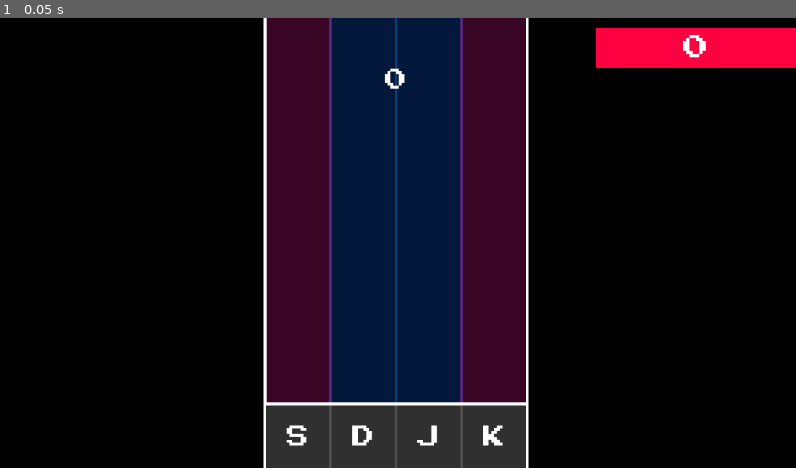
Above: before the commit, frame 1.
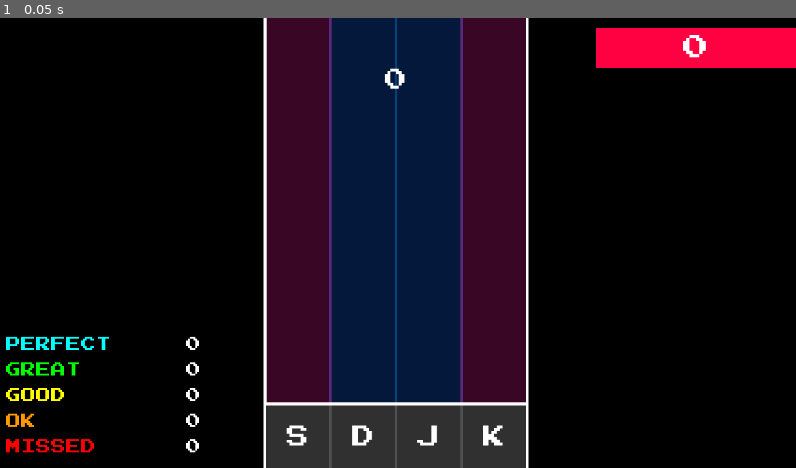
Above: after the commit, the same moment.

Repository: Brooklyn-Dev/shiba-game
Game: Godot game, scene res://scenes/Game.tscn
The game is run twice, just before and just after one commit, with the same random seed, the same clock (stepped at 60 frames per second) and the same inputs. Sound files missing from this copy of the repository are replaced by a short silence.
Inputs:
- Up to frame 1 (0.05 s): no input

The runs differ from the first frame. In frame 1, 0.9% of the frame differs, in the area x 0-25%, y 70-97%.

Commit message:
feat: implement note hit type counters

Diff:
--- a/scenes/Game.tscn
+++ b/scenes/Game.tscn
@@ -104,6 +104,202 @@
 text = "PERFECT"
 horizontal_alignment = 1
 
+[node name="JudgementsRect" type="VBoxContainer" parent="Referee/Display"]
+anchors_preset = 2
+anchor_top = 1.0
+anchor_bottom = 1.0
+offset_left = 16.0
+offset_top = -216.0
+offset_right = 352.0
+offset_bottom = -16.0
+grow_vertical = 0
+
+[node name="PerfectRect" type="Control" parent="Referee/Display/JudgementsRect"]
+layout_mode = 2
+size_flags_vertical = 3
+
+[node name="JudgementLabel" type="Label" parent="Referee/Display/JudgementsRect/PerfectRect"]
+texture_filter = 1
+layout_mode = 1
+anchors_preset = 4
+anchor_top = 0.5
+anchor_bottom = 0.5
+offset_top = -18.0
+offset_right = 168.0
+offset_bottom = 18.0
+grow_vertical = 2
+theme_override_colors/font_color = Color(0, 1, 1, 1)
+theme_override_fonts/font = ExtResource("5_s0nni")
+theme_override_font_sizes/font_size = 24
+text = "PERFECT"
+horizontal_alignment = 1
+
+[node name="QuantityLabel" type="Label" parent="Referee/Display/JudgementsRect/PerfectRect"]
+texture_filter = 1
+layout_mode = 1
+anchors_preset = 6
+anchor_left = 1.0
+anchor_top = 0.5
+anchor_right = 1.0
+anchor_bottom = 0.5
+offset_left = -72.0
+offset_top = -18.0
+offset_bottom = 18.0
+grow_horizontal = 0
+grow_vertical = 2
+theme_override_fonts/font = ExtResource("5_s0nni")
+theme_override_font_sizes/font_size = 24
+text = "123"
+horizontal_alignment = 1
+
+[node name="GreatRect" type="Control" parent="Referee/Display/JudgementsRect"]
+layout_mode = 2
+size_flags_vertical = 3
+
+[node name="JudgementLabel" type="Label" parent="Referee/Display/JudgementsRect/GreatRect"]
+texture_filter = 1
+layout_mode = 1
+anchors_preset = 4
+anchor_top = 0.5
+anchor_bottom = 0.5
+offset_top = -18.0
+offset_right = 168.0
+offset_bottom = 18.0
+grow_vertical = 2
+theme_override_colors/font_color = Color(0, 1, 0, 1)
+theme_override_fonts/font = ExtResource("5_s0nni")
+theme_override_font_sizes/font_size = 24
+text = "GREAT"
+
+[node name="QuantityLabel" type="Label" parent="Referee/Display/JudgementsRect/GreatRect"]
+texture_filter = 1
+layout_mode = 1
+anchors_preset = 6
+anchor_left = 1.0
+anchor_top = 0.5
+anchor_right = 1.0
+anchor_bottom = 0.5
+offset_left = -72.0
+offset_top = -18.0
+offset_bottom = 18.0
+grow_horizontal = 0
+grow_vertical = 2
+theme_override_fonts/font = ExtResource("5_s0nni")
+theme_override_font_sizes/font_size = 24
+text = "123"
+horizontal_alignment = 1
+
+[node name="GoodRect" type="Control" parent="Referee/Display/JudgementsRect"]
+layout_mode = 2
+size_flags_vertical = 3
+
+[node name="JudgementLabel" type="Label" parent="Referee/Display/JudgementsRect/GoodRect"]
+texture_filter = 1
+layout_mode = 1
+anchors_preset = 4
+anchor_top = 0.5
+anchor_bottom = 0.5
+offset_top = -18.0
+offset_right = 168.0
+offset_bottom = 18.0
+grow_vertical = 2
+theme_override_colors/font_color = Color(1, 1, 0, 1)
+theme_override_fonts/font = ExtResource("5_s0nni")
+theme_override_font_sizes/font_size = 24
+text = "GOOD"
+
+[node name="QuantityLabel" type="Label" parent="Referee/Display/JudgementsRect/GoodRect"]
+texture_filter = 1
+layout_mode = 1
+anchors_preset = 6
+anchor_left = 1.0
+anchor_top = 0.5
+anchor_right = 1.0
+anchor_bottom = 0.5
+offset_left = -72.0
+offset_top = -18.0
+offset_bottom = 18.0
+grow_horizontal = 0
+grow_vertical = 2
+theme_override_fonts/font = ExtResource("5_s0nni")
+theme_override_font_sizes/font_size = 24
+text = "123"
+horizontal_alignment = 1
+
+[node name="OkRect" type="Control" parent="Referee/Display/JudgementsRect"]
+layout_mode = 2
+size_flags_vertical = 3
+
+[node name="JudgementLabel" type="Label" parent="Referee/Display/JudgementsRect/OkRect"]
+texture_filter = 1
+layout_mode = 1
+anchors_preset = 4
+anchor_top = 0.5
+anchor_bottom = 0.5
+offset_top = -18.0
+offset_right = 168.0
+offset_bottom = 18.0
+grow_vertical = 2
+theme_override_colors/font_color = Color(1, 0.6, 0, 1)
+theme_override_fonts/font = ExtResource("5_s0nni")
+theme_override_font_sizes/font_size = 24
+text = "OK"
+
+[node name="QuantityLabel" type="Label" parent="Referee/Display/JudgementsRect/OkRect"]
+texture_filter = 1
+layout_mode = 1
+anchors_preset = 6
+anchor_left = 1.0
+anchor_top = 0.5
+anchor_right = 1.0
+anchor_bottom = 0.5
+offset_left = -72.0
+offset_top = -18.0
+offset_bottom = 18.0
+grow_horizontal = 0
+grow_vertical = 2
+theme_override_fonts/font = ExtResource("5_s0nni")
+theme_override_font_sizes/font_size = 24
+text = "123"
+horizontal_alignment = 1
+
+[node name="MissedRect" type="Control" parent="Referee/Display/JudgementsRect"]
+layout_mode = 2
+size_flags_vertical = 3
+
+[node name="JudgementLabel" type="Label" parent="Referee/Display/JudgementsRect/MissedRect"]
+texture_filter = 1
+layout_mode = 1
+anchors_preset = 4
+anchor_top = 0.5
+anchor_bottom = 0.5
+offset_top = -18.0
+offset_right = 168.0
+offset_bottom = 18.0
+grow_vertical = 2
+theme_override_colors/font_color = Color(1, 0, 0, 1)
+theme_override_fonts/font = ExtResource("5_s0nni")
+theme_override_font_sizes/font_size = 24
+text = "MISSED"
+
+[node name="QuantityLabel" type="Label" parent="Referee/Display/JudgementsRect/MissedRect"]
+texture_filter = 1
+layout_mode = 1
+anchors_preset = 6
+anchor_left = 1.0
+anchor_top = 0.5
+anchor_right = 1.0
+anchor_bottom = 0.5
+offset_left = -72.0
+offset_top = -18.0
+offset_bottom = 18.0
+grow_horizontal = 0
+grow_vertical = 2
+theme_override_fonts/font = ExtResource("5_s0nni")
+theme_override_font_sizes/font_size = 24
+text = "10"
+horizontal_alignment = 1
+
 [node name="ControlsRect" type="Control" parent="Referee/Display"]
 layout_mode = 3
 anchors_preset = 7
--- a/scenes/referee/display.gd
+++ b/scenes/referee/display.gd
@@ -3,6 +3,12 @@
 @onready var score_label := $ScoreRect/ScoreLabel
 @onready var combo_label := $TopRect/ComboLabel
 @onready var judgement_label := $TopRect/JudgementLabel
+
+@onready var perfect_label := $JudgementsRect/PerfectRect/QuantityLabel
+@onready var great_label := $JudgementsRect/GreatRect/QuantityLabel
+@onready var good_label := $JudgementsRect/GoodRect/QuantityLabel
+@onready var ok_label := $JudgementsRect/OkRect/QuantityLabel
+@onready var missed_label := $JudgementsRect/MissedRect/QuantityLabel
 
 func _ready():
 	var referee = get_parent()
@@ -14,6 +20,12 @@
 	combo_label.text = "0"
 	judgement_label.text = ""
 
+	perfect_label.text = "0"
+	great_label.text = "0"
+	good_label.text = "0"
+	ok_label.text = "0"
+	missed_label.text = "0"
+
 func _on_score_updated(score: int):
 	score_label.text = str(score)
 
@@ -23,3 +35,15 @@
 func _on_judgment_made(judgement: String, colour: Color = Color.WHITE):
 	judgement_label.text = judgement
 	judgement_label.add_theme_color_override("font_color", colour)
+
+	match judgement:
+		"PERFECT":
+			perfect_label.text = str(int(perfect_label.text) + 1)
+		"GREAT":
+			great_label.text = str(int(great_label.text) + 1)
+		"GOOD":
+			good_label.text = str(int(good_label.text) + 1)
+		"OK":
+			ok_label.text = str(int(ok_label.text) + 1)
+		"MISS":
+			missed_label.text = str(int(missed_label.text) + 1)
